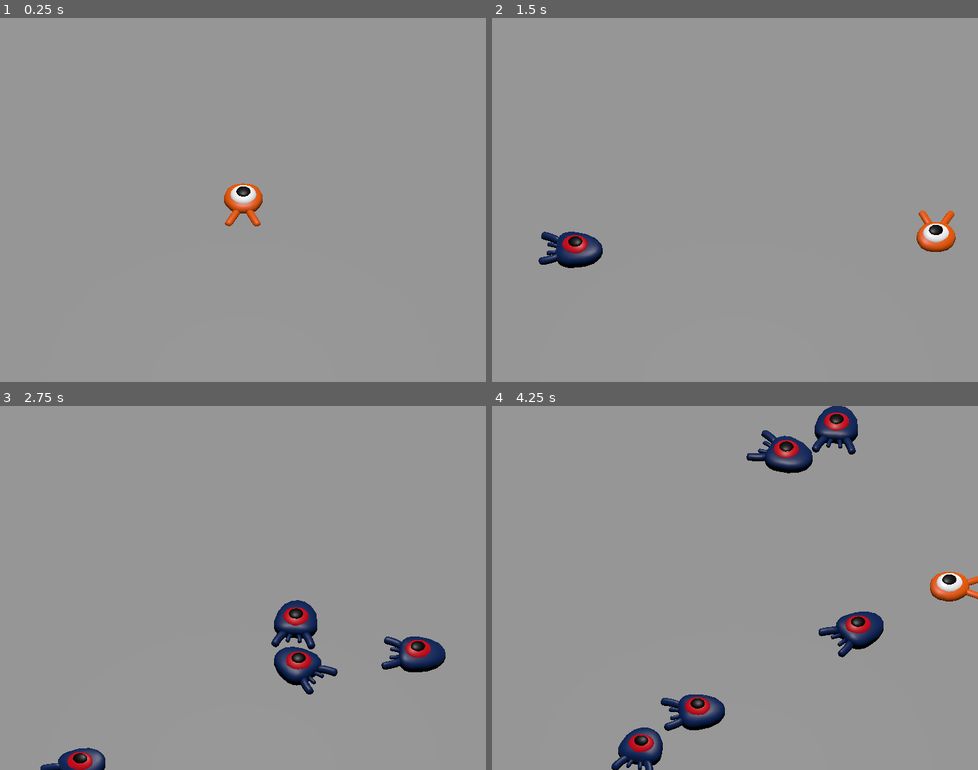
Above: before the commit, frames 1-4 (two rows, left to right).
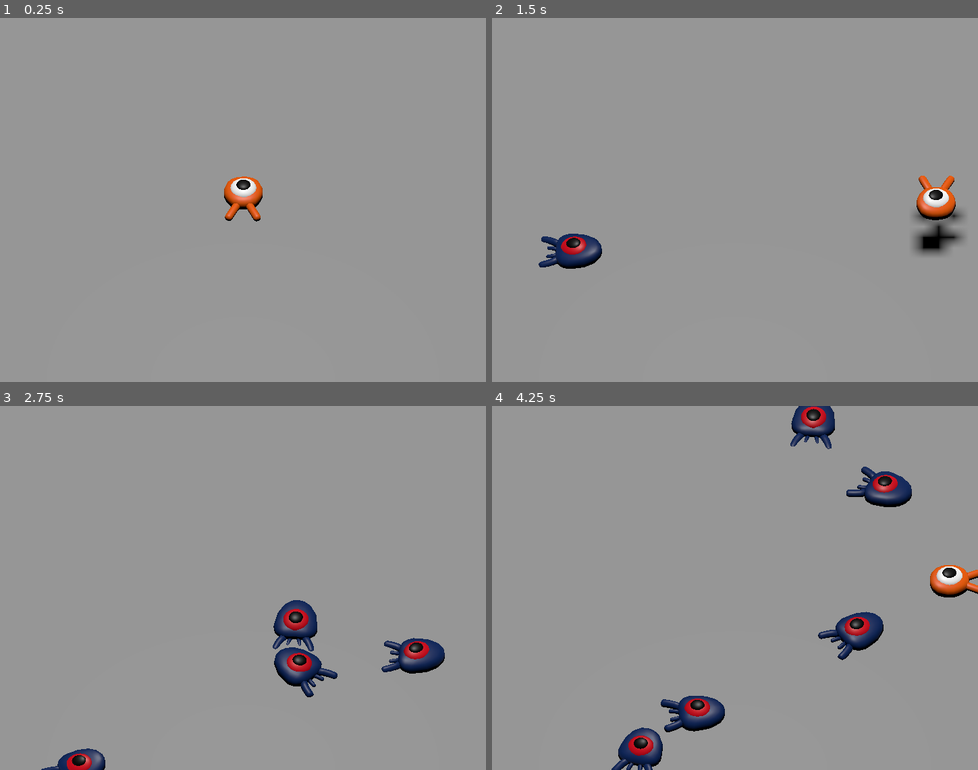
Above: after the commit, the same moments.

Repository: ittokunvim/learning-godot
Game: Godot game, scene res://main.tscn
The game is run twice, just before and just after one commit, with the same random seed, the same clock (stepped at 60 frames per second) and the same inputs.
Inputs:
- Up to frame 1 (0.25 s): no input
- Up to frame 2 (1.5 s): tap Enter at 0.5 s; hold Right (move_right) 0.53-1.28 s; tap Space (jump) at 0.6, 0.77, 1.07, 1.35 s; hold Down (move_back) from 1.28 s (still down)
- Up to frame 3 (2.75 s): tap Space (jump) at 1.52, 1.82, 2.1 s; release Down (move_back) at 2.03 s; hold Right (move_right) from 2.03 s (still down)
- Up to frame 4 (4.25 s): release Right (move_right) at 2.78 s; hold Up (move_forward) 2.78-3.53 s; tap Space (jump) at 2.85, 3.02, 3.32, 3.6, 3.77, 4.07 s; hold Left (move_left) from 3.53 s (still down)

The runs differ from the first frame. In frame 1, 0.8% of the frame differs, in the area x 46-55%, y 43-58%; in frame 2, 2.0%; in frame 3, 1.7%; in frame 4, 5.1%, in the area x 24-100%, y 0-100%.

Commit message:
feat: :sparkles: Finished jump and squash

Diff:
--- a/3d_squash_the_creeps_starter/main.tscn
+++ b/3d_squash_the_creeps_starter/main.tscn
@@ -29,6 +29,8 @@
 
 [node name="Ground" type="StaticBody3D" parent="." unique_id=1038027710]
 transform = Transform3D(1, 0, 0, 0, 1, 0, 0, 0, 1, 0, -1, 0)
+collision_layer = 4
+collision_mask = 0
 
 [node name="CollisionShape3D" type="CollisionShape3D" parent="Ground" unique_id=1182082725]
 shape = SubResource("BoxShape3D_7dm0k")
--- a/3d_squash_the_creeps_starter/mob.gd
+++ b/3d_squash_the_creeps_starter/mob.gd
@@ -1,4 +1,9 @@
 extends CharacterBody3D
+
+
+# プレイヤーに踏みつけられた時に発信されるシグナル
+signal squashed
+
 
 # モブの最低速度
 @export var min_speed = 10
@@ -24,5 +29,12 @@
 	velocity = velocity.rotated(Vector3.UP, rotation.y)
 
 
+# 画面外に出たら、削除する
 func _on_visible_on_screen_notifier_3d_screen_exited() -> void:
 	queue_free()
+
+
+# 踏みつけられた時にシグナルを発信し、削除する
+func squash():
+	squashed.emit()
+	queue_free()
--- a/3d_squash_the_creeps_starter/mob.tscn
+++ b/3d_squash_the_creeps_starter/mob.tscn
@@ -5,7 +5,9 @@
 
 [sub_resource type="BoxShape3D" id="BoxShape3D_nokgg"]
 
-[node name="Mob" type="CharacterBody3D" unique_id=594346917]
+[node name="Mob" type="CharacterBody3D" unique_id=594346917 groups=["mob"]]
+collision_layer = 2
+collision_mask = 0
 script = ExtResource("1_nokgg")
 
 [node name="Pivot" type="Node3D" parent="." unique_id=963572780]
--- a/3d_squash_the_creeps_starter/player.gd
+++ b/3d_squash_the_creeps_starter/player.gd
@@ -5,7 +5,10 @@
 @export var speed = 14
 # 空中の落下速度
 @export var fall_acceleration = 75
-
+# ジャンプ時、プレイヤーに加わる垂直方向の値
+@export var jump_impulse = 20
+# 踏み付け時、プレイヤーに加わる垂直方向の値
+@export var bounce_impulse = 16
 
 var target_velocity = Vector3.ZERO
 
@@ -37,6 +40,32 @@
 	if not is_on_floor():
 		target_velocity.y = target_velocity.y - (fall_acceleration * delta)
 
+	# プレイヤーが床にいてジャンプボタンが押された時、ジャンプする
+	if is_on_floor() and Input.is_action_just_pressed("jump"):
+		target_velocity.y = jump_impulse
+
+	# すべての衝突を処理
+	for index in range(get_slide_collision_count()):
+		# プレイヤーとの衝突を取得
+		var collision = get_slide_collision(index)
+
+		# 下記のコード`is_in_group("mob")`のためのコード
+		# もしも1フレームでモブの衝突が重複していると以下のコードでポインタエラーとなるため
+		if collision.get_collider() == null:
+			continue
+
+		# 衝突がモブであった場合
+		if collision.get_collider().is_in_group("mob"):
+			# モブの衝突を取得
+			var mob = collision.get_collider()
+
+			# 踏みつけで検出されていることをチェック
+			if Vector3.UP.dot(collision.get_normal()) > 0.1:
+				# モブを踏みつけ、プレイヤーを跳ねさせ、処理を抜ける
+				mob.squash()
+				target_velocity.y = bounce_impulse
+				break
+
 	# キャラクタを動かす
 	velocity = target_velocity
 	move_and_slide()
--- a/3d_squash_the_creeps_starter/player.tscn
+++ b/3d_squash_the_creeps_starter/player.tscn
@@ -6,6 +6,7 @@
 [sub_resource type="SphereShape3D" id="SphereShape3D_4flbx"]
 
 [node name="Player" type="CharacterBody3D" unique_id=171216639]
+collision_mask = 6
 script = ExtResource("1_onrkg")
 
 [node name="Pivot" type="Node3D" parent="." unique_id=173776109]
@@ -13,5 +14,5 @@
 [node name="Character" parent="Pivot" unique_id=770185090 instance=ExtResource("1_4flbx")]
 
 [node name="CollisionShape3D" type="CollisionShape3D" parent="." unique_id=33445335]
-transform = Transform3D(1, 0, 0, 0, 1, 0, 0, 0, 1, 0, 0.5, 0)
+transform = Transform3D(2, 0, 0, 0, 2, 0, 0, 0, 2, 0, 0.5, 0)
 shape = SubResource("SphereShape3D_4flbx")
--- a/3d_squash_the_creeps_starter/project.godot
+++ b/3d_squash_the_creeps_starter/project.godot
@@ -66,6 +66,12 @@
 ]
 }
 
+[layer_names]
+
+3d_render/layer_1="player"
+3d_render/layer_2="enemies"
+3d_render/layer_3="world"
+
 [rendering]
 
 anti_aliasing/quality/msaa_3d=2
Not shown, added: doc/first_3d_game/6-jump_and_squash.md
